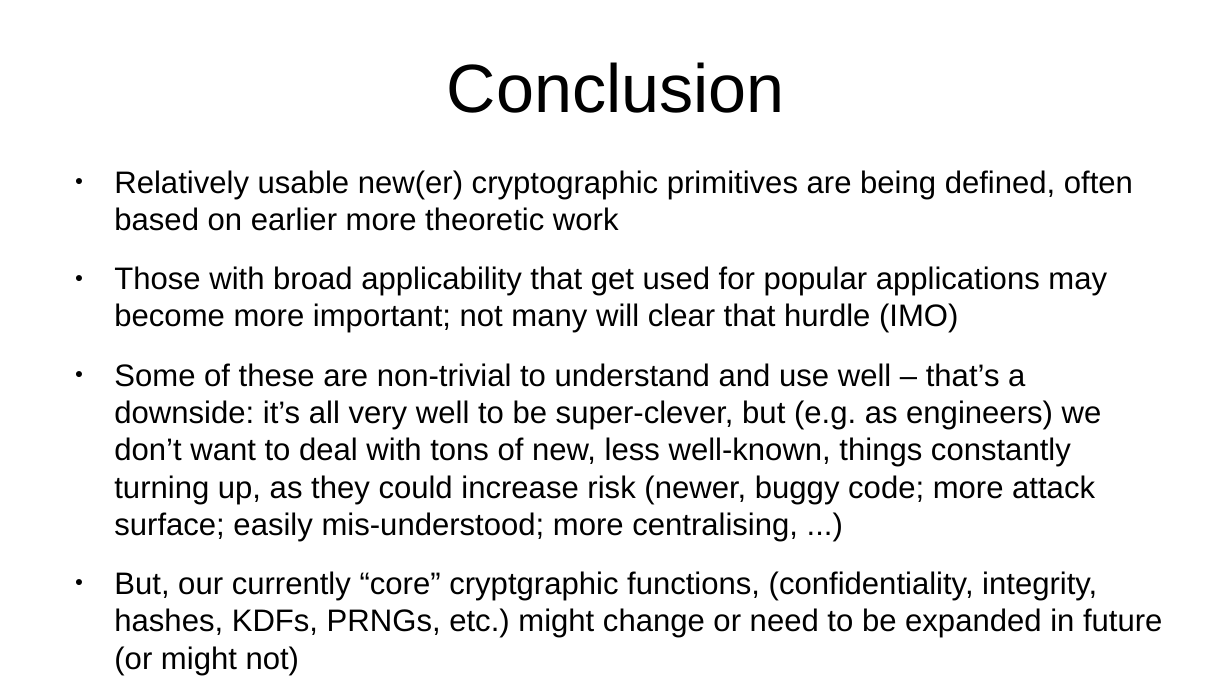
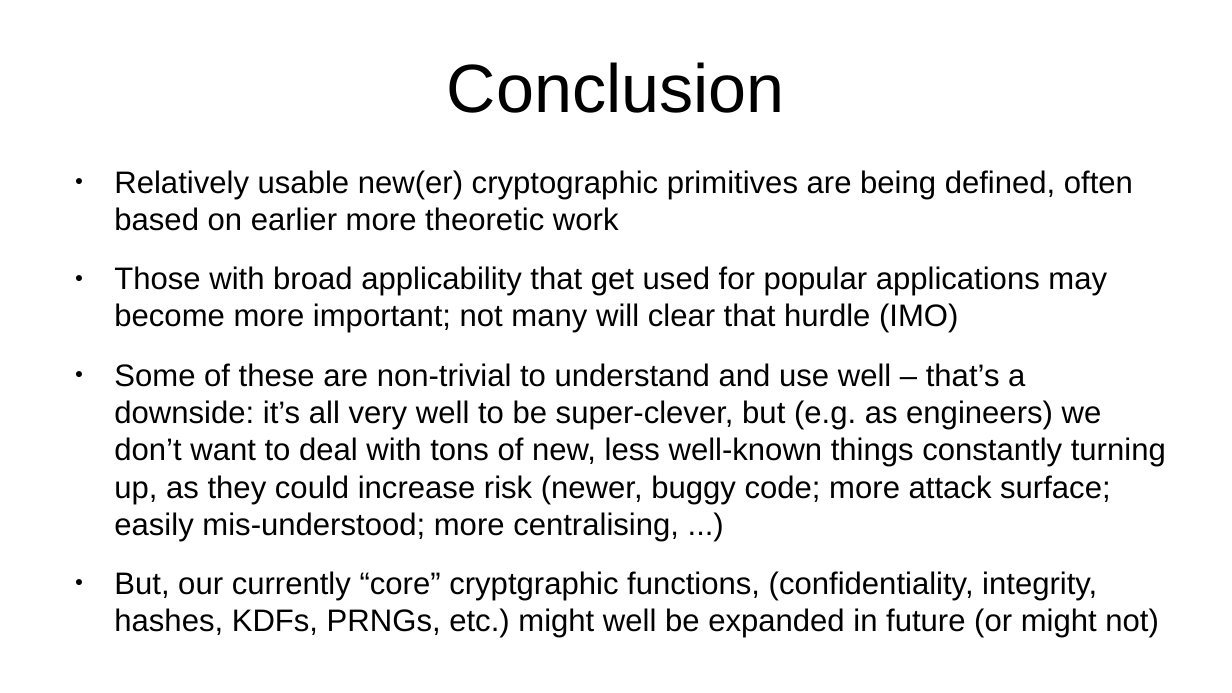
Before and after one commit to sftcd/cs7053, a slide deck: slide 12 of 2023lectures/07-voprf.odp. Drawn at 1232x693 pixels with LibreOffice and Linux fonts; fonts in the diff are those of the drawing. Boxes give left, top, right and bottom in pixels: in the first picture for what was removed or moved away, otherwise in the second. Text is boxed around its words. In the diff, an @@ line names an element or a change of style, - is before the commit and + after.

```diff
--- a/2023lectures/07-voprf.odp
+++ b/2023lectures/07-voprf.odp
@@ text at (114, 363, 1166, 638): text changed @@
-● Some of these are non-trivial to understand and use well – that’s a downside: it’s all very well to be super-clever, but (e.g. as engineers) we don’t want to deal with tons of new, less well-known, things constantly turning up, as they could increase risk (newer, buggy code; more attack surface; easily mis-understood; more centralising, ...)
-● But, our currently “core” cryptgraphic functions, (confidentiality, integrity, hashes, KDFs, PRNGs, etc.) might change or need to be expanded in future (or might not)
+● Some of these are non-trivial to understand and use well – that’s a downside: it’s all very well to be super-clever, but (e.g. as engineers) we don’t want to deal with tons of new, less well-known things constantly turning up, as they could increase risk (newer, buggy code; more attack surface; easily mis-understood; more centralising, ...)
+● But, our currently “core” cryptgraphic functions, (confidentiality, integrity, hashes, KDFs, PRNGs, etc.) might well be expanded in future (or might not)
```
Also in this commit, not shown: 1 other slide changed, 8 other files.
